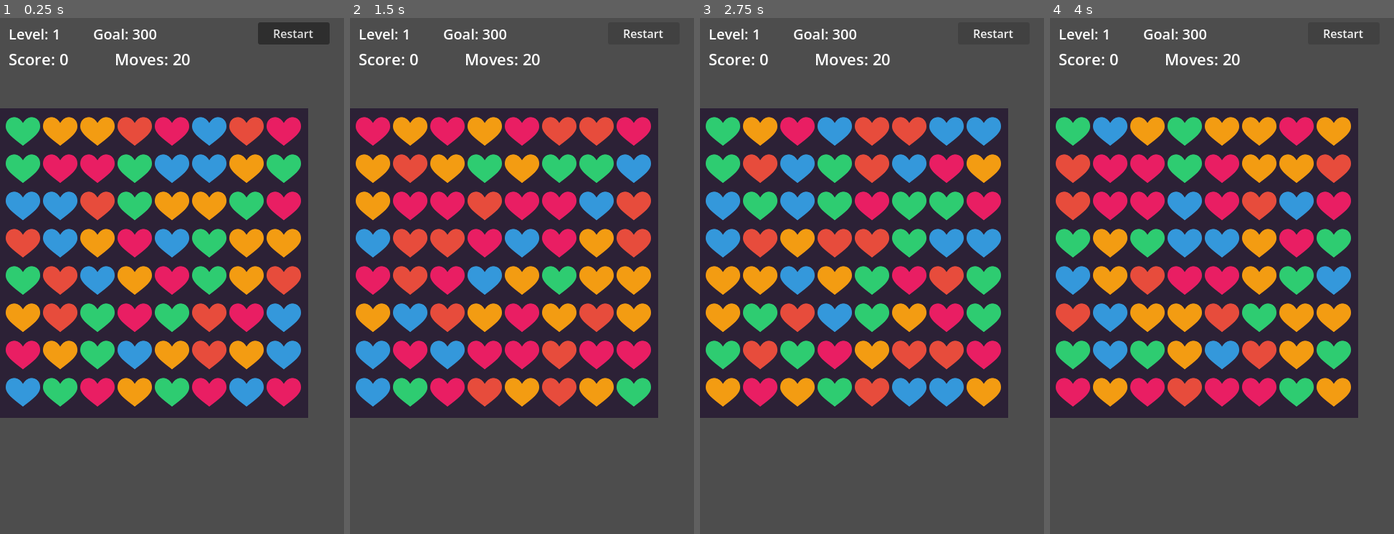
Above: before the commit, frames 1-4 (left to right).
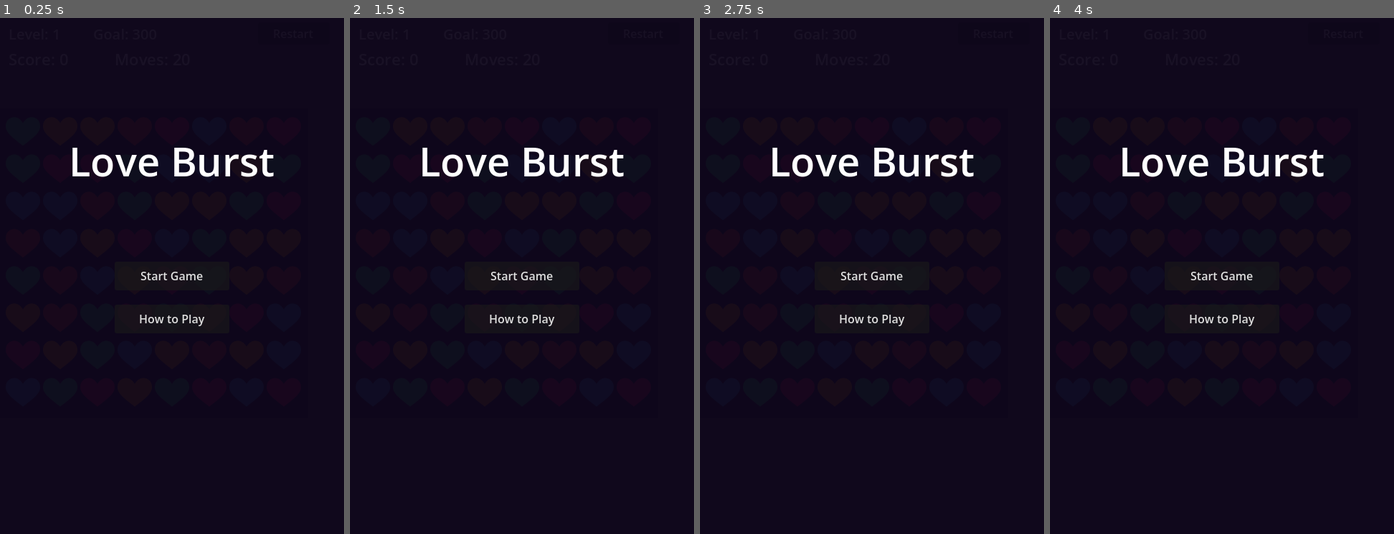
Above: after the commit, the same moments.

Repository: kliean2/love-burst
Game: Godot game, scene res://scenes/Main.tscn
The game is run twice, just before and just after one commit, with the same random seed, the same clock (stepped at 60 frames per second) and the same inputs.
Inputs:
- Up to frame 1 (0.25 s): no input
- Up to frame 2 (1.5 s): click "Restart" (after the commit: "How to Play") at 0.5 s; click "Restart" (after the commit: "Back") at 1.25 s
- Up to frame 3 (2.75 s): click "Restart" at 2 s
- Up to frame 4 (4 s): click "Restart" at 2.75 s; click "Restart" at 3.5 s

The runs differ from the first frame. In frame 1, 100% of the frame differs, in the area x 0-100%, y 0-100%; in frame 2, 100%; in frame 3, 100%; in frame 4, 100%.

Commit message:
add main menu and final completion flow

Diff:
--- a/scenes/UI.tscn
+++ b/scenes/UI.tscn
@@ -58,6 +58,15 @@
 text = "Next Level"
 visible = false
 
+[node name="MainMenuButton" type="Button" parent="."]
+anchors_preset = 0
+offset_left = 330
+offset_top = 42
+offset_right = 460
+offset_bottom = 72
+text = "Main Menu"
+visible = false
+
 [node name="ResultLabel" type="Label" parent="."]
 anchors_preset = 0
 offset_left = 80
@@ -81,3 +90,69 @@
 horizontal_alignment = 1
 vertical_alignment = 1
 modulate = Color(1, 1, 1, 0)
+
+[node name="MainMenuPanel" type="ColorRect" parent="."]
+anchors_preset = 0
+offset_left = 0
+offset_top = 0
+offset_right = 480
+offset_bottom = 720
+color = Color(0.05, 0.02, 0.1, 0.95)
+mouse_filter = 0
+
+[node name="MenuTitleLabel" type="Label" parent="MainMenuPanel"]
+anchors_preset = 0
+offset_left = 60
+offset_top = 160
+offset_right = 420
+offset_bottom = 240
+text = "Love Burst"
+theme_override_font_sizes/font_size = 56
+horizontal_alignment = 1
+vertical_alignment = 1
+
+[node name="MenuStartButton" type="Button" parent="MainMenuPanel"]
+anchors_preset = 0
+offset_left = 160
+offset_top = 340
+offset_right = 320
+offset_bottom = 380
+text = "Start Game"
+
+[node name="MenuHowToPlayButton" type="Button" parent="MainMenuPanel"]
+anchors_preset = 0
+offset_left = 160
+offset_top = 400
+offset_right = 320
+offset_bottom = 440
+text = "How to Play"
+
+[node name="HowToPlayPanel" type="ColorRect" parent="."]
+anchors_preset = 0
+offset_left = 0
+offset_top = 0
+offset_right = 480
+offset_bottom = 720
+color = Color(0.05, 0.02, 0.1, 0.95)
+mouse_filter = 0
+visible = false
+
+[node name="HowToPlayLabel" type="Label" parent="HowToPlayPanel"]
+anchors_preset = 0
+offset_left = 40
+offset_top = 180
+offset_right = 440
+offset_bottom = 340
+text = "Swap adjacent hearts to match 3 or more.\nReach the score goal before you run out of moves.\nCombos give bonus points."
+theme_override_font_sizes/font_size = 22
+horizontal_alignment = 1
+vertical_alignment = 1
+autowrap_mode = 2
+
+[node name="HowToPlayBackButton" type="Button" parent="HowToPlayPanel"]
+anchors_preset = 0
+offset_left = 160
+offset_top = 400
+offset_right = 320
+offset_bottom = 440
+text = "Back"
--- a/scripts/board.gd
+++ b/scripts/board.gd
@@ -24,6 +24,7 @@
 var cascade_count = 0
 var current_level = 0
 var goal_score = 0
+var game_started = false
 var game_over = false
 
 signal score_changed(new_score)
@@ -69,6 +70,17 @@
 	elif moves_left <= 0:
 		game_over = true
 		level_lost.emit()
+
+func start_game():
+	game_started = true
+	current_level = 0
+	_start_level(0)
+
+func stop_game():
+	game_started = false
+	game_over = true
+	selected_tile = null
+	is_animating = false
 
 func next_level():
 	if current_level + 1 < LEVELS.size():
@@ -123,7 +135,7 @@
 			print("  ", tile.grid_pos)
 
 func _on_tile_clicked(tile):
-	if is_animating or game_over:
+	if not game_started or is_animating or game_over:
 		return
 
 	if selected_tile == null:
--- a/scripts/main.gd
+++ b/scripts/main.gd
@@ -11,10 +11,33 @@
 	board.level_lost.connect(_on_level_lost)
 	ui.restart_pressed.connect(_on_restart_pressed)
 	ui.next_level_pressed.connect(_on_next_level_pressed)
+	ui.start_game_pressed.connect(_on_start_game_pressed)
+	ui.show_how_to_play_pressed.connect(_on_show_how_to_play_pressed)
+	ui.back_to_menu_pressed.connect(_on_back_to_menu_pressed)
+	ui.main_menu_pressed.connect(_on_main_menu_pressed)
+	ui.show_menu()
+
+func _on_start_game_pressed():
+	board.start_game()
+	ui.show_gameplay()
+	ui.clear_combo()
+	ui.clear_result()
 	ui.update_score(0)
 	ui.update_moves(board.moves_left)
 	ui.update_level(board.current_level)
 	ui.update_goal(board.goal_score)
+
+func _on_show_how_to_play_pressed():
+	ui.show_how_to_play()
+
+func _on_back_to_menu_pressed():
+	ui.show_menu()
+
+func _on_main_menu_pressed():
+	board.stop_game()
+	ui.show_menu()
+	ui.clear_combo()
+	ui.clear_result()
 
 func _on_score_changed(new_score: int):
 	ui.update_score(new_score)
--- a/scripts/ui.gd
+++ b/scripts/ui.gd
@@ -8,11 +8,22 @@
 @onready var result_label = $ResultLabel
 @onready var restart_button = $RestartButton
 @onready var next_level_button = $NextLevelButton
+@onready var main_menu_button = $MainMenuButton
+
+@onready var main_menu_panel = $MainMenuPanel
+@onready var how_to_play_panel = $HowToPlayPanel
+@onready var menu_start_button = $MainMenuPanel/MenuStartButton
+@onready var menu_how_to_play_button = $MainMenuPanel/MenuHowToPlayButton
+@onready var how_to_play_back_button = $HowToPlayPanel/HowToPlayBackButton
 
 var combo_tween: Tween
 
 signal restart_pressed
 signal next_level_pressed
+signal start_game_pressed
+signal show_how_to_play_pressed
+signal back_to_menu_pressed
+signal main_menu_pressed
 
 func _ready():
 	restart_button.pressed.connect(func():
@@ -21,6 +32,30 @@
 	next_level_button.pressed.connect(func():
 		next_level_pressed.emit()
 	)
+	menu_start_button.pressed.connect(func():
+		start_game_pressed.emit()
+	)
+	menu_how_to_play_button.pressed.connect(func():
+		show_how_to_play_pressed.emit()
+	)
+	how_to_play_back_button.pressed.connect(func():
+		back_to_menu_pressed.emit()
+	)
+	main_menu_button.pressed.connect(func():
+		main_menu_pressed.emit()
+	)
+
+func show_menu():
+	main_menu_panel.visible = true
+	how_to_play_panel.visible = false
+
+func show_how_to_play():
+	main_menu_panel.visible = false
+	how_to_play_panel.visible = true
+
+func show_gameplay():
+	main_menu_panel.visible = false
+	how_to_play_panel.visible = false
 
 func update_score(new_score: int):
 	score_label.text = "Score: " + str(new_score)
@@ -43,6 +78,7 @@
 	result_label.visible = true
 	next_level_button.visible = has_next
 	next_level_button.disabled = false
+	main_menu_button.visible = not has_next
 
 func show_lose():
 	result_label.text = "Try Again!"
@@ -54,6 +90,7 @@
 	result_label.visible = false
 	next_level_button.visible = false
 	next_level_button.disabled = false
+	main_menu_button.visible = false
 
 func clear_combo():
 	if combo_tween:
